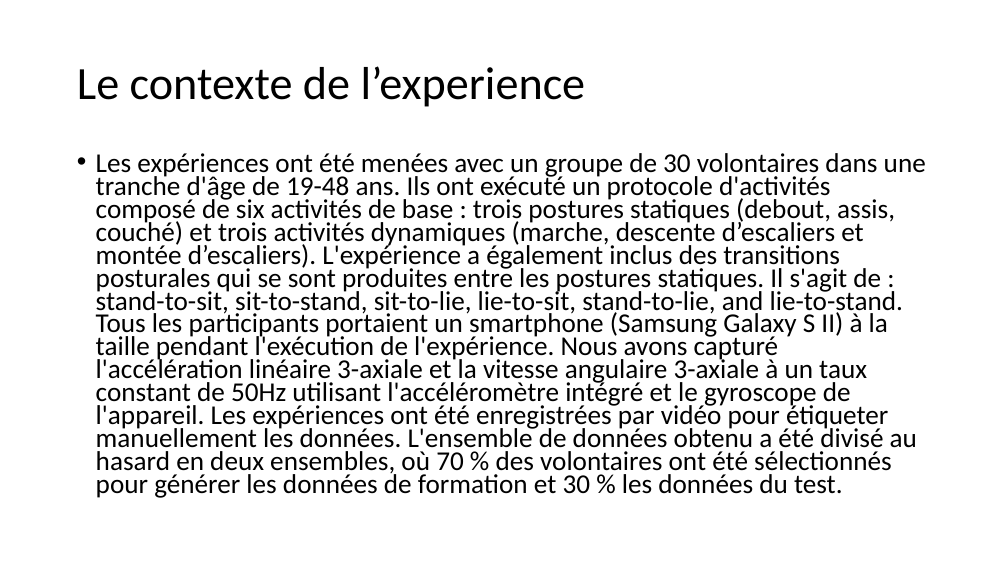
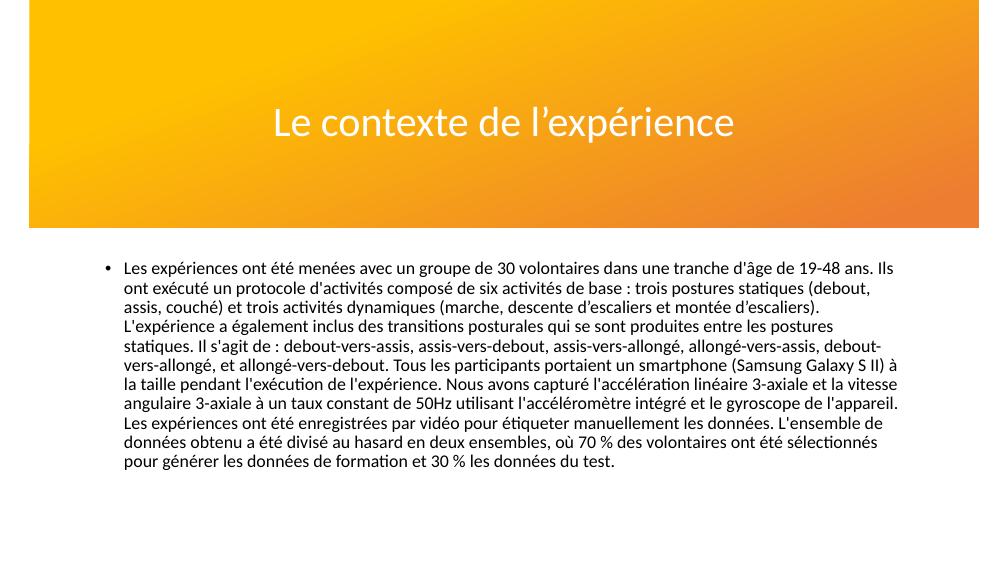
Before and after one commit to EmmanuelVey94/PythonForDataAnalysis, a slide deck: slide 2 of contexte.pptx. Drawn at 1008x567 pixels with LibreOffice and Linux fonts; fonts in the diff are those of the drawing; background and template pictures are left out. Boxes give left, top, right and bottom in pixels: in the first picture for what was removed or moved away, otherwise in the second. Text is boxed around its words. In the diff, an @@ line names an element or a change of style, - is before the commit and + after.

```diff
--- a/contexte.pptx
+++ b/contexte.pptx
@@ rectangle added at <box>29,0,979,228</box>, fill gradient #FFC000 to #ED7D31 @@
@@ title at <box>273,106,735,143</box>: text changed; size 44 to 40 pt; text colour #000000 to #FFFFFF @@
-Le contexte de l’experience
+Le contexte de l’expérience
@@ text at <box>124,261,898,470</box>: text changed; size 25.9 to 17 pt @@
-• Les expériences ont été menées avec un groupe de 30 volontaires dans une tranche d'âge de 19-48 ans. Ils ont exécuté un protocole d'activités composé de six activités de base : trois postures statiques (debout, assis, couché) et trois activités dynamiques (marche, descente d’escaliers et montée d’escaliers). L'expérience a également inclus des transitions posturales qui se sont produites entre les postures statiques. Il s'agit de : stand-to-sit, sit-to-stand, sit-to-lie, lie-to-sit, stand-to-lie, and lie-to-stand. Tous les participants portaient un smartphone (Samsung Galaxy S II) à la taille pendant l'exécution de l'expérience. Nous avons capturé l'accélération linéaire 3-axiale et la vitesse angulaire 3-axiale à un taux constant de 50Hz utilisant l'accéléromètre intégré et le gyroscope de l'appareil. Les expériences ont été enregistrées par vidéo pour étiqueter manuellement les données. L'ensemble de données obtenu a été divisé au hasard en deux ensembles, où 70 % des volontaires ont été sélectionnés pour générer les données de formation et 30 % les données du test.
+• Les expériences ont été menées avec un groupe de 30 volontaires dans une tranche d'âge de 19-48 ans. Ils ont exécuté un protocole d'activités composé de six activités de base : trois postures statiques (debout, assis, couché) et trois activités dynamiques (marche, descente d’escaliers et montée d’escaliers). L'expérience a également inclus des transitions posturales qui se sont produites entre les postures statiques. Il s'agit de : debout-vers-assis, assis-vers-debout, assis-vers-allongé, allongé-vers-assis, debout-vers-allongé, et allongé-vers-debout. Tous les participants portaient un smartphone (Samsung Galaxy S II) à la taille pendant l'exécution de l'expérience. Nous avons capturé l'accélération linéaire 3-axiale et la vitesse angulaire 3-axiale à un taux constant de 50Hz utilisant l'accéléromètre intégré et le gyroscope de l'appareil. Les expériences ont été enregistrées par vidéo pour étiqueter manuellement les données. L'ensemble de données obtenu a été divisé au hasard en deux ensembles, où 70 % des volontaires ont été sélectionnés pour générer les données de formation et 30 % les données du test.
```
Also in this commit, not shown: 3 other slides changed, 3 slides added, 2 slides removed.
